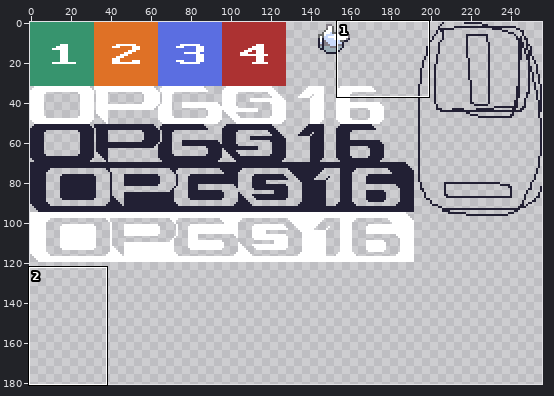
A pixel-art file gets an edit: OPGS16/Resources/Sprites/SystemSprite.ase. The first picture is a wide view before the edit; the outline marks the close-up.
Close-up. Old version:
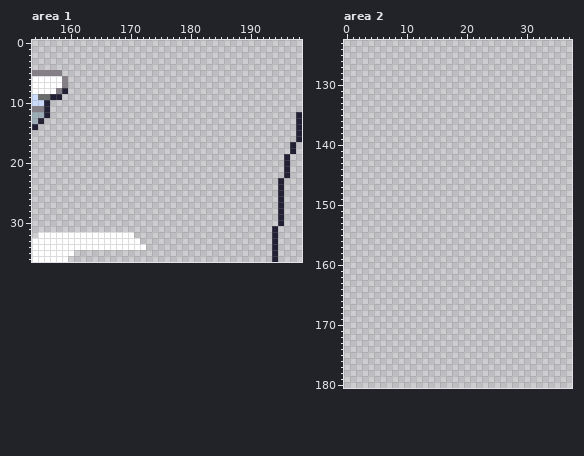
256x256 pixels, 1 frame. Shown: area 1: x 154..198, y 0..36; area 2: x 0..37, y 123..180. The wide view leaves out empty margins.
And afterwards:
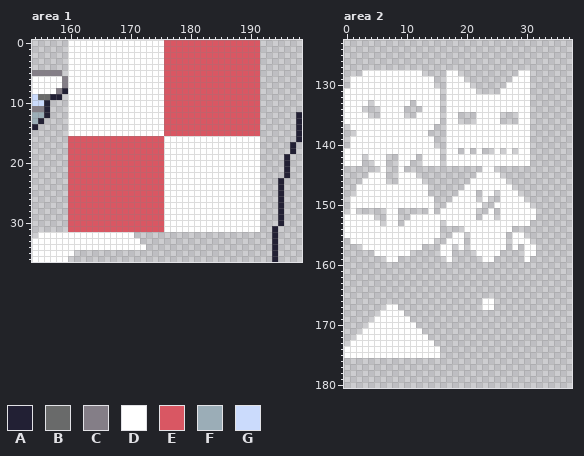
Palette (. is transparent): A #222034  B #696a6a  C #847e87  D #ffffff  E #d95763  F #9badb7  G #cbdbfc
The edit:
Area 1, layer "Layer 1":
Colour D is added in rows 0 to 15 at x 160 to 175; in rows 16 to 31 at x 176 to 191.
Colour E is added in rows 0 to 15 at x 176 to 191; in rows 16 to 31 at x 160 to 175.
Area 2, layer "Layer 1":
Colour D is added in row 128 at x 3 to 12, 17 to 18 and 29 to 30; in row 129 at x 1 to 14, 17 to 19 and 28 to 30; in row 130 at x 1 to 14, 17 to 20 and 27 to 30; in row 131 at x 0 to 15, 17 to 21 and 26 to 30; in row 132 at x 0 to 15 and 17 to 30; in row 133 at x 0 to 3, 5 to 10, 12 to 15 and 17 to 30.
Colour D is added in row 134 at x 0 to 2, 6 to 9, 13 to 15 and 17 to 30; in row 135 at x 0 to 3, 6 to 9, 12 to 15, 17 to 18, 22 to 25 and 29 to 30; in row 136 at x 0 to 15, 17 to 18, 22 to 25 and 29 to 30; in row 137 at x 1 to 14 and 17 to 30; in row 138 at x 2 to 13 and 17 to 30; in rows 139 to 140 at x 1 to 14 and 17 to 30.
Colour D is added in row 141 at x 0 to 15, 17 to 18, 20, 22, 25, 27 and 29 to 30; in row 142 at x 0 to 2, 4 to 6, 9 to 11, 13 to 15 and 17 to 30; in row 143 at x 0 to 2, 5 to 6, 9 to 10, 13 to 15 and 17 to 30; in row 144 at x 6, 9 and 23 to 24; in row 145 at x 4 to 6, 9 to 11 and 22 to 25; in row 146 at x 3 to 6, 9 to 12 and 21 to 26.
Colour D is added in row 147 at x 2 to 13 and 20 to 27; in row 148 at x 2 to 13, 19 to 21, 23 to 24 and 26 to 28; in row 149 at x 1 to 14, 18 to 21, 23 and 26 to 29; in row 150 at x 1 to 14, 17 to 22 and 25 to 30; in row 151 at x 1, 7 to 8, 14, 16 to 21, 24 and 26 to 31; in row 152 at x 0 to 4, 7 to 8, 11 to 21, 23 to 24 and 26 to 31.
Colour D is added in row 153 at x 0 to 5, 7 to 8, 10 to 15 and 17 to 30; in row 154 at x 0 to 15 and 20 to 27; in row 155 at x 0 to 15, 18 to 19, 21 to 26 and 28 to 29; in row 156 at x 1 to 14, 17 to 19, 21 to 26 and 28 to 30; in row 157 at x 3 to 12, 16 to 17, 19, 21 to 26, 28 and 30 to 31; in row 158 at x 5 to 10, 16 to 17, 22 to 25 and 30 to 31.
Colour D is added in row 159 at x 7 to 8, 17, 23 to 24 and 30; in row 166 at x 23 to 24; in row 167 at x 7 to 8 and 23 to 24; in row 168 at x 6 to 9; in row 169 at x 5 to 10; in row 170 at x 4 to 11.
Colour D is added in row 171 at x 3 to 12; in row 172 at x 2 to 13; in row 173 at x 1 to 14; in rows 174 to 175 at x 0 to 15.
Changed places in both close-ups, as pixel boxes (x1, y1, x2, y2):
added: (68, 40, 260, 232)
added: (344, 70, 536, 262)
added: (482, 298, 494, 310)
added: (344, 304, 440, 358)
